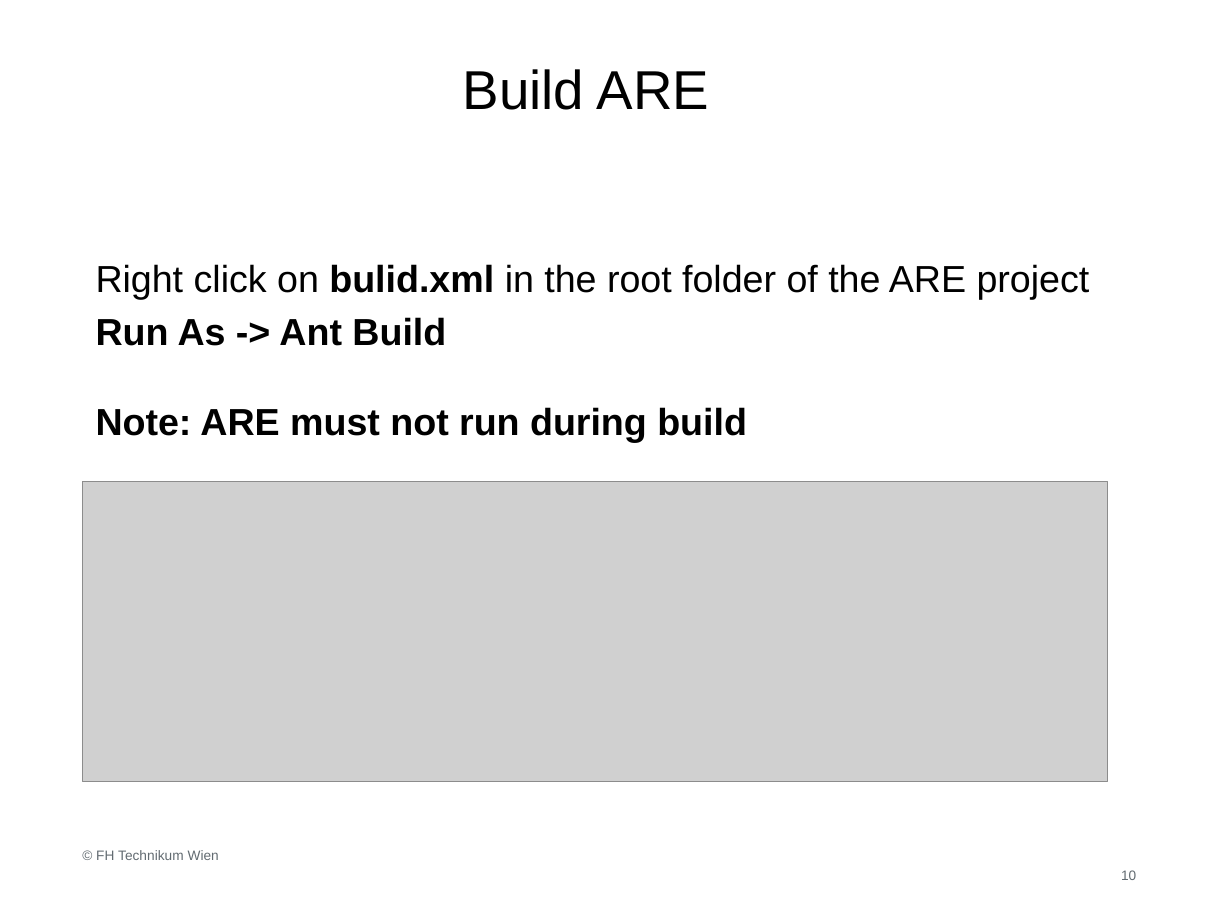
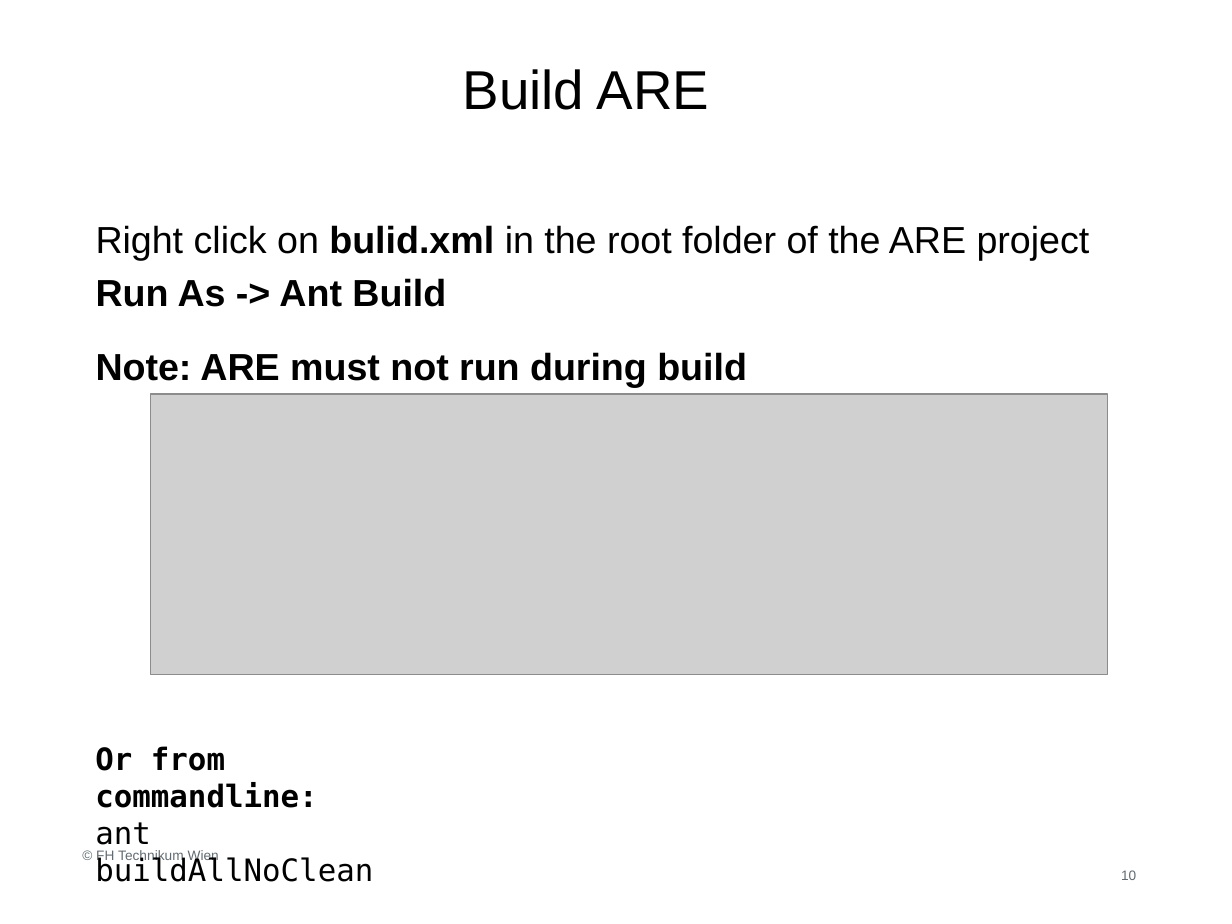
Before and after one commit to asterics/AsTeRICS, a slide deck: slide 10 of Documentation/AsTeRICS Plugin Development.pptx. Drawn at 1232x924 pixels with LibreOffice and Linux fonts; fonts in the diff are those of the drawing; grey boxes stand for pictures; background and template pictures are left out. Boxes give left, top, right and bottom in pixels: in the first picture for what was removed or moved away, otherwise in the second. Text is boxed around its words. In the diff, an @@ line names an element or a change of style, - is before the commit and + after.

```diff
--- a/Documentation/AsTeRICS Plugin Development.pptx
+++ b/Documentation/AsTeRICS Plugin Development.pptx
@@ text "Right click on bulid.xml in ..." rewrapped from (x1=96, y1=264, x2=1090, y2=442) to (x1=96, y1=225, x2=1090, y2=387) @@
@@ picture resized from (x1=83, y1=482, x2=1108, y2=782) to (x1=150, y1=394, x2=1108, y2=675) @@
@@ text added at (x1=95, y1=746, x2=373, y2=882), 18 pt, text #000000, bold @@
+Or from commandline:
+ant buildAllNoClean
```
Also in this commit, not shown: 9 other slides changed, 1 slide added, 1 other file.
